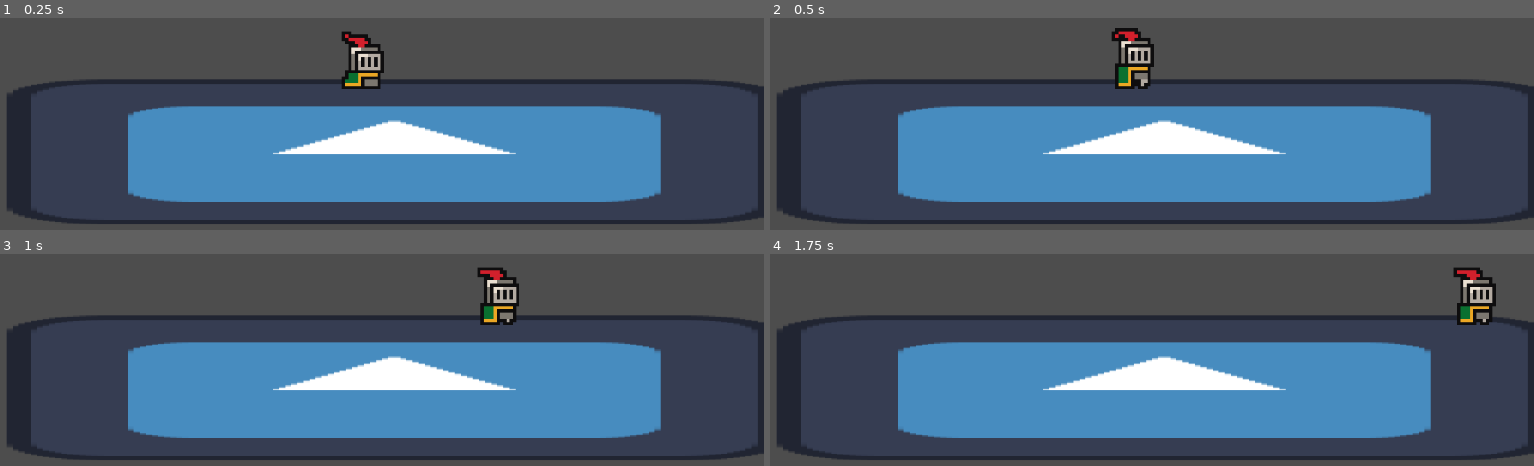
Above: before the commit, frames 1-4 (two rows, left to right).
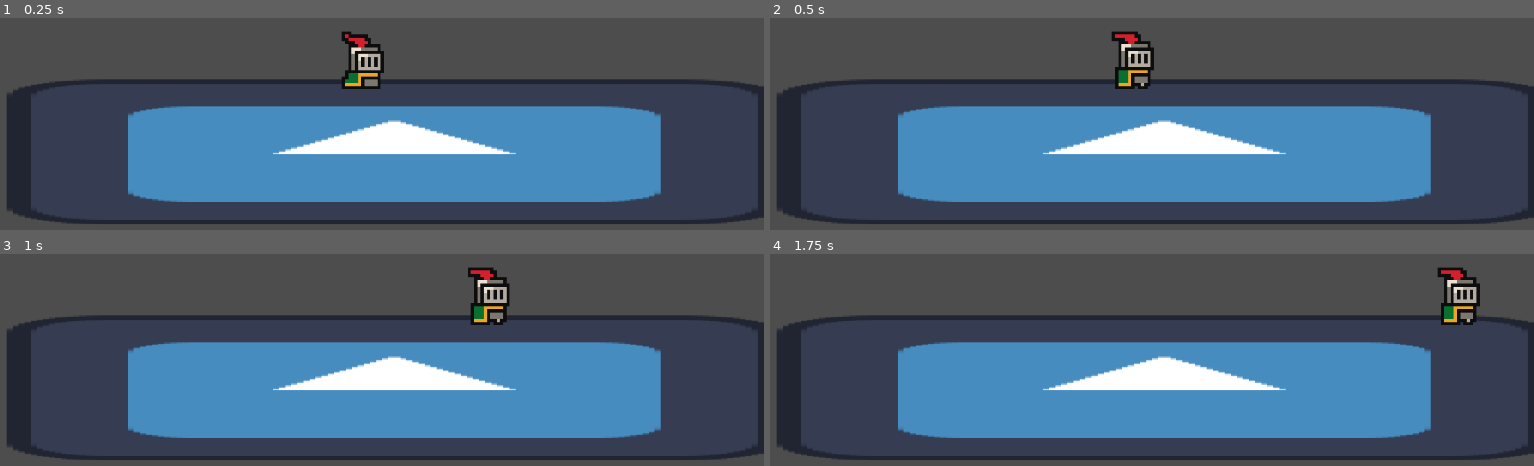
Above: after the commit, the same moments.

Repository: jible/Platform-fighter
Game: Godot game, scene res://scenes/test_scene.tscn
Same seed, same stepped clock (60 frames per second), same inputs: the game is played once before the commit and once after it. The project has no main scene, so this scene is started directly. The engine's default icon, where the game draws it, is replaced by a stand-in: a white triangle on a blue panel in a dark square.
Inputs:
- Up to frame 1 (0.25 s): no input
- Up to frame 2 (0.5 s): no input
- Up to frame 3 (1 s): hold D (move_right) from 0.53 s (still down); tap Shift (dash) at 0.6 s; tap Space (jump) at 0.77 s
- Up to frame 4 (1.75 s): keep holding D (move_right); tap Shift (dash) at 1.35 s; tap Space (jump) at 1.52 s

Frame 1 is identical in both runs. In frame 2, 0.6% of the frame differs, in the area x 45-51%, y 4-31%; in frame 3, 1.2%; in frame 4, 1.5%, in the area x 87-96%, y 6-34%.

Commit message:
Animation updater now plays
Previously the animation updater was implemented, but it was not receiving signals from the state machine to play or telling the state machine when it finished its animations.

Additionally, there was a bug with the animation updater where it was sending too many ( or too few) frames resulting in awkward animations playing too fast or doubling parts.

Debugged with chatgpt:
https://chatgpt.com/share/68ad61f7-b018-8000-ac16-9899b16be43b

Diff:
--- a/platform-fighter/characters/test_character.tscn
+++ b/platform-fighter/characters/test_character.tscn
@@ -1,10 +1,12 @@
-[gd_scene load_steps=9 format=3 uid="uid://dma25oxwib2o8"]
+[gd_scene load_steps=10 format=3 uid="uid://dma25oxwib2o8"]
 
 [ext_resource type="PackedScene" uid="uid://e6cxo5jrheb1" path="res://components/for_characters/generalized/base_character.tscn" id="1_3tpjq"]
 [ext_resource type="SpriteFrames" uid="uid://dudspqa3diyk5" path="res://assets/spriteframes/test_character.tres" id="2_764ya"]
 
 [sub_resource type="Animation" id="Animation_764ya"]
+length = 0.5
 loop_mode = 1
+step = 0.0166667
 tracks/0/type = "value"
 tracks/0/imported = false
 tracks/0/enabled = true
@@ -24,14 +26,14 @@
 tracks/1/interp = 1
 tracks/1/loop_wrap = true
 tracks/1/keys = {
-"times": PackedFloat32Array(0, 0.2, 0.4, 0.6, 0.8),
+"times": PackedFloat32Array(0, 0.125, 0.25, 0.375, 0.5),
 "transitions": PackedFloat32Array(1, 1, 1, 1, 1),
 "update": 0,
 "values": [0, 1, 2, 3, 4]
 }
 
 [sub_resource type="Animation" id="Animation_y35ey"]
-length = 0.25
+length = 0.2
 tracks/0/type = "value"
 tracks/0/imported = false
 tracks/0/enabled = true
@@ -58,7 +60,7 @@
 }
 
 [sub_resource type="Animation" id="Animation_6t7nn"]
-length = 0.5
+length = 0.375
 loop_mode = 1
 tracks/0/type = "value"
 tracks/0/imported = false
@@ -86,7 +88,7 @@
 }
 
 [sub_resource type="Animation" id="Animation_lj1d3"]
-length = 0.5
+length = 0.375
 loop_mode = 1
 tracks/0/type = "value"
 tracks/0/imported = false
@@ -114,7 +116,7 @@
 }
 
 [sub_resource type="Animation" id="Animation_6d3jd"]
-length = 2.0
+length = 1.875
 loop_mode = 1
 tracks/0/type = "value"
 tracks/0/imported = false
@@ -141,12 +143,16 @@
 "values": [0, 1, 2, 3, 4, 5, 6, 7, 8, 9, 10, 11, 12, 13, 14, 15]
 }
 
+[sub_resource type="Animation" id="Animation_qsrvy"]
+length = 0.001
+
 [sub_resource type="AnimationLibrary" id="AnimationLibrary_qsrvy"]
 _data = {
 &"Aerial": SubResource("Animation_764ya"),
 &"Dash": SubResource("Animation_y35ey"),
 &"Idle": SubResource("Animation_6t7nn"),
 &"Jump": SubResource("Animation_lj1d3"),
+&"RESET": SubResource("Animation_qsrvy"),
 &"Walk": SubResource("Animation_6d3jd")
 }
 
--- /dev/null
+++ b/platform-fighter/components/for_characters/generalized/animation_player.gd
@@ -0,0 +1,6 @@
+extends AnimationPlayer
+
+
+
+func _on_state_machine_state_changed(new_state_node):
+	play(new_state_node.name)
--- a/platform-fighter/components/for_characters/generalized/animation_updater.gd
+++ b/platform-fighter/components/for_characters/generalized/animation_updater.gd
@@ -36,7 +36,7 @@
 			anim.loop_mode = Animation.LOOP_LINEAR
 		else:
 			anim.loop_mode = Animation.LOOP_NONE
-		anim.length = frame_count/speed
+		anim.length = (frame_count - 1) / speed
 
 		# TODO: Maybe remove all other anim tracks!
 		for i in range(anim.get_track_count() - 1, -1, -1):
--- a/platform-fighter/components/for_characters/generalized/base_character.tscn
+++ b/platform-fighter/components/for_characters/generalized/base_character.tscn
@@ -7,7 +7,6 @@
 [ext_resource type="Script" uid="uid://sukry204wfhf" path="res://components/for_characters/generalized/character_state_machine.gd" id="4_om1db"]
 [ext_resource type="Script" uid="uid://c1x241hfjd5yv" path="res://components/for_characters/generalized/states/idle.gd" id="5_bcibw"]
 [ext_resource type="Script" uid="uid://ckq3s3m1o0l2x" path="res://components/for_characters/generalized/states/walk.gd" id="6_bcibw"]
-[ext_resource type="Script" uid="uid://db3qdsst0ai6x" path="res://components/for_characters/generalized/hitbox_hurtbox/hitbox.gd" id="6_ffvg0"]
 [ext_resource type="Script" uid="uid://c4dt26bxow8ly" path="res://components/for_characters/generalized/states/jump.gd" id="7_om1db"]
 [ext_resource type="Script" uid="uid://rqjacinosm0v" path="res://components/for_characters/generalized/behavior_manager.gd" id="8_a1fmy"]
 [ext_resource type="Script" uid="uid://7d1kkrb1hnsn" path="res://components/for_characters/generalized/states/ariel.gd" id="8_ebb2h"]
@@ -17,10 +16,9 @@
 [ext_resource type="Script" uid="uid://dh6rrb5uvquv4" path="res://components/for_characters/generalized/hitbox_hurtbox/health.gd" id="13_5ygvn"]
 [ext_resource type="Script" uid="uid://cn2u5divpissa" path="res://components/for_characters/generalized/behaviors/dash_behavior.gd" id="14_3jy72"]
 [ext_resource type="Script" uid="uid://cyx5u1bdbim25" path="res://components/for_characters/generalized/animation_updater.gd" id="15_2f3ic"]
+[ext_resource type="Script" uid="uid://dfn5xpobmmdm4" path="res://components/for_characters/generalized/animation_player.gd" id="17_iht17"]
 
 [sub_resource type="CircleShape2D" id="CircleShape2D_vnujj"]
-
-[sub_resource type="CircleShape2D" id="CircleShape2D_ynofk"]
 
 [node name="BaseCharacter" type="Node2D" node_paths=PackedStringArray("character_body", "mobility_manager", "state_machine", "behavior_manager", "health", "sprite_manager", "animation_player")]
 scale = Vector2(15, 15)
@@ -92,21 +90,11 @@
 script = ExtResource("13_5ygvn")
 metadata/_custom_type_script = "uid://dh6rrb5uvquv4"
 
-[node name="Hitbox" type="Area2D" parent="CharacterBody"]
-scale = Vector2(0.0666667, 0.0666667)
-collision_layer = 0
-script = ExtResource("6_ffvg0")
-metadata/_custom_type_script = "uid://db3qdsst0ai6x"
-
-[node name="CollisionShape2D" type="CollisionShape2D" parent="CharacterBody/Hitbox"]
-position = Vector2(0, -61)
-scale = Vector2(19.405, 19.405)
-shape = SubResource("CircleShape2D_ynofk")
-
 [node name="SpriteManager" type="AnimatedSprite2D" parent="."]
 script = ExtResource("3_o2sve")
 
 [node name="AnimationPlayer" type="AnimationPlayer" parent="."]
+script = ExtResource("17_iht17")
 
 [node name="AnimationUpdater" type="Node" parent="." node_paths=PackedStringArray("sprite_manager", "animation_player")]
 script = ExtResource("15_2f3ic")
@@ -118,7 +106,5 @@
 [connection signal="lock_level_changed" from="CharacterBody" to="CharacterBody/BehaviorManager" method="_on_base_player_lock_level_changed"]
 [connection signal="state_changed" from="CharacterBody/StateMachine" to="CharacterBody/MobilityManager" method="_on_state_machine_state_changed"]
 [connection signal="state_changed" from="CharacterBody/StateMachine" to="CharacterBody/BehaviorManager" method="_on_state_machine_state_changed"]
-[connection signal="state_changed" from="CharacterBody/StateMachine" to="SpriteManager" method="_on_state_machine_state_changed"]
-[connection signal="area_entered" from="CharacterBody/Hitbox" to="CharacterBody/Hitbox" method="_on_area_entered"]
-[connection signal="area_shape_entered" from="CharacterBody/Hitbox" to="CharacterBody/Hitbox" method="_on_area_shape_entered"]
-[connection signal="animation_finished" from="SpriteManager" to="CharacterBody/StateMachine" method="_on_sprite_manager_animation_finished"]
+[connection signal="state_changed" from="CharacterBody/StateMachine" to="AnimationPlayer" method="_on_state_machine_state_changed"]
+[connection signal="animation_finished" from="AnimationPlayer" to="CharacterBody/StateMachine" method="_on_animation_player_animation_finished"]
--- a/platform-fighter/components/for_characters/generalized/character_state_machine.gd
+++ b/platform-fighter/components/for_characters/generalized/character_state_machine.gd
@@ -53,5 +53,5 @@
 	old_state.is_active = false
 
 
-func _on_sprite_manager_animation_finished():
+func _on_animation_player_animation_finished(anim_name):
 	current_state_node.on_anim_end()
--- a/platform-fighter/components/for_characters/generalized/sprite_manager.gd
+++ b/platform-fighter/components/for_characters/generalized/sprite_manager.gd
@@ -10,10 +10,6 @@
 func _ready():
 	character_body.position = (character_body.position/scale).round() * scale
 
-func _on_state_machine_state_changed(new_state_node):
-	current_state = new_state_node.name
-	play(current_state)
-
 func _process(_delta):
 	if snap:
 		if character_body.velocity.x != 0 and character_body.velocity.y != 0:
Not shown, added: platform-fighter/components/for_characters/generalized/animation_player.gd.uid
Not shown: 1 places in platform-fighter/components/for_characters/generalized/base_character.tscn that only renumber resources
